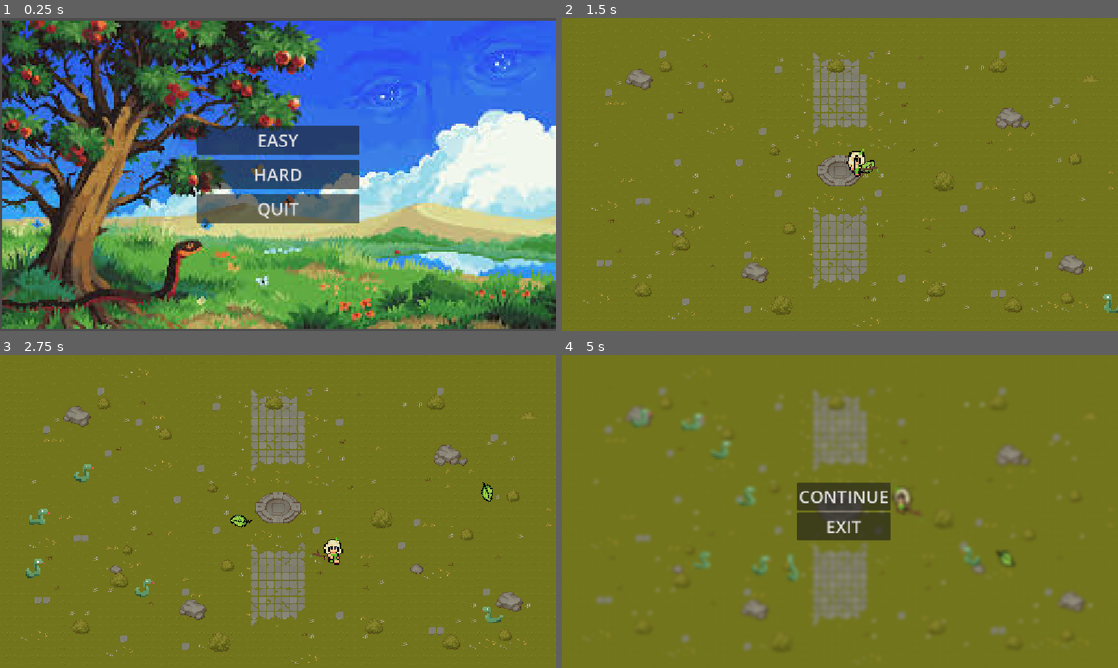
Above: before the commit, frames 1-4 (two rows, left to right).
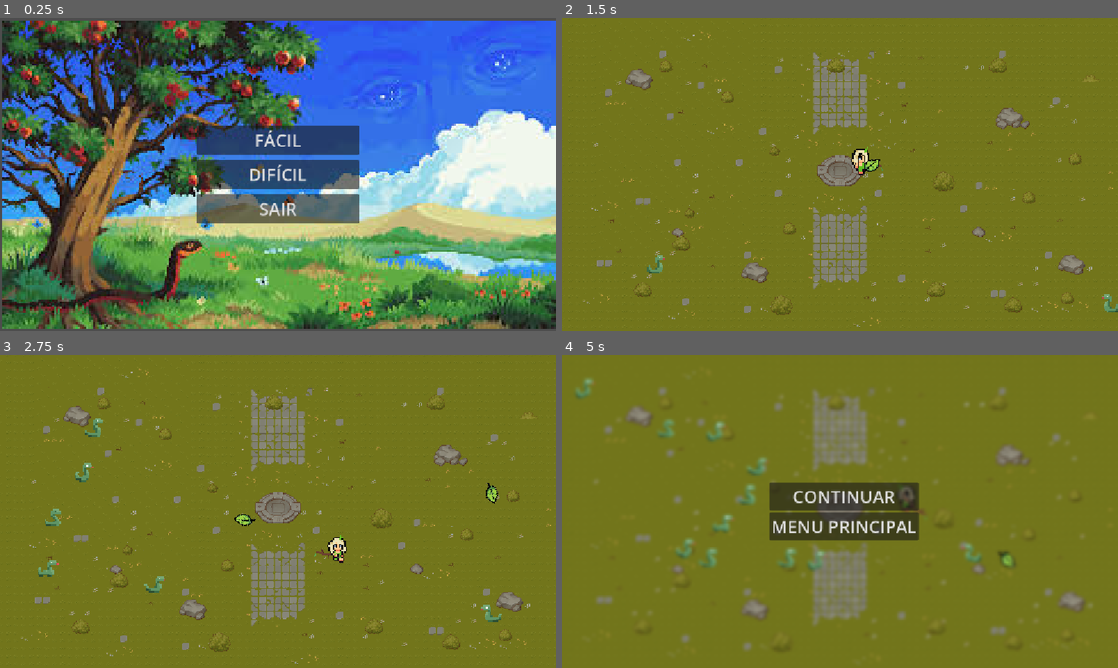
Above: after the commit, the same moments.

Repository: Jonniscoss/game-moral
Game: Godot game, scene res://scenes/main_menu.tscn
Two runs of this game, one before a commit and one after it. Both use one fixed random seed, a clock stepped at 60 frames per second and the inputs below.
Inputs (mouse positions are in pixels of both pictures, inside the frame that each line leads up to):
- Up to frame 1 (0.25 s): no input
- Up to frame 2 (1.5 s): click "EASY" (after the commit: "FÁCIL") at 0.5 s; tap Enter (ui_accept) at 1.25 s; move the mouse to (962, 158) at 1.27 s; hold D (WalkRight) from 1.28 s (still down); click (962, 158) at 1.35 s
- Up to frame 3 (2.75 s): tap Enter (ui_accept) at 1.52, 2.27 s; move the mouse to (166, 527) at 2.02 s; release D (WalkRight) at 2.03 s; hold Down (WalkDown) from 2.03 s (still down); click (166, 527) at 2.1 s
- Up to frame 4 (5 s): move the mouse to (895, 442) at 2.77 s; release Down (WalkDown) at 2.78 s; hold D (WalkRight) 2.78-3.53 s; click (895, 442) at 2.85 s; move the mouse to (812, 574) at 3.52 s; hold W (WalkUp) 3.53-4.28 s; click (812, 574) at 3.6 s; tap Enter (ui_accept) at 3.77, 4.52 s; move the mouse to (1006, 558) at 4.27 s; hold A (WalkLeft) from 4.28 s (still down); click (1006, 558) at 4.35 s; tap Escape (Settings) at 4.9 s

The runs differ from the first frame. In frame 1, 0.7% of the frame differs, in the area x 45-56%, y 35-65%; in frame 2, 0.5%; in frame 3, 1.2%; in frame 4, 4.2%, in the area x 2-82%, y 7-73%.

Commit message:
Traducao, bugs

Diff:
--- /dev/null
+++ b/Scripts/GameOver.gd
@@ -0,0 +1,4 @@
+extends Label
+
+func _on_button_pressed() -> void:
+	get_tree().change_scene_to_file("res://scenes/main_menu.tscn")
--- a/Scripts/bullet.gd
+++ b/Scripts/bullet.gd
@@ -16,7 +16,7 @@
 	if body.is_in_group("Enemy"):
 		if GameData.difficulty == "easy":
 			print("HIT:", body)
-			body.take_damage(40)
+			body.take_damage(20)
 			queue_free()
 		elif GameData.difficulty == "hard":
 			print("HIT:", body)
--- a/Scripts/enemy.gd
+++ b/Scripts/enemy.gd
@@ -15,6 +15,7 @@
 		return
 	var direction = (player.global_position - global_position).normalized()
 	velocity = direction * speed
+
 	if velocity.x < 0:
 		$AnimatedSprite2D.flip_h = false
 	elif velocity.x > 0:
@@ -25,8 +26,7 @@
 	health -= amount
 	if health <= 0:
 		$AnimatedSprite2D.play("Die")
-
-		if drop_item and randf() <= 0.07:
+		if drop_item and randf() <= 0.05:
 			var text = DropManager.get_drop_text()
 			if text != "null":
 				# Spawn the scroll item
@@ -62,3 +62,9 @@
 		$Area2D/Kill.queue_free()
 		await $AnimatedSprite2D.animation_finished
 		queue_free()
+
+func _on_area_2d_body_entered(body: Node2D) -> void:
+	if body == player:
+		player.queue_free()
+		await get_tree().create_timer(2.0).timeout
+		get_tree().change_scene_to_file("res://scenes/game_over_ui.tscn")
--- a/Scripts/enemy_spawner.gd
+++ b/Scripts/enemy_spawner.gd
@@ -3,7 +3,7 @@
 @export var enemy_prefab: PackedScene
 @export var player: CharacterBody2D  # DRAG YOUR PLAYER NODE HERE IN INSPECTOR
 @export var message_label: Label
-@export var spawn_interval = 0.95
+@export var spawn_interval = 0.67
 @export var ground_position: Vector2 = Vector2(0, 0)
 @export var ground_size: Vector2 = Vector2(2000,1200)
 @export var min_spawn_distance = 400
--- a/scenes/enemy.tscn
+++ b/scenes/enemy.tscn
@@ -1,8 +1,9 @@
-[gd_scene load_steps=27 format=3 uid="uid://boxtkmwfepflp"]
+[gd_scene load_steps=28 format=3 uid="uid://boxtkmwfepflp"]
 
 [ext_resource type="Script" uid="uid://dvcuuhsankta0" path="res://Scripts/enemy.gd" id="1_md0e3"]
 [ext_resource type="PackedScene" uid="uid://cdlvio4mvp6q7" path="res://scenes/scroll_drop.tscn" id="2_5uy6h"]
 [ext_resource type="Texture2D" uid="uid://cjw5b84dlj2p2" path="res://Sprites/shit/snake spritesheet calciumtrice.png" id="3_4ra3w"]
+[ext_resource type="PackedScene" uid="uid://d0567140djqw" path="res://scenes/game_over_ui.tscn" id="3_5uy6h"]
 
 [sub_resource type="AtlasTexture" id="AtlasTexture_wtq4b"]
 atlas = ExtResource("3_4ra3w")
@@ -169,6 +170,7 @@
 collision_mask = 8
 script = ExtResource("1_md0e3")
 drop_item = ExtResource("2_5uy6h")
+message_label = ExtResource("3_5uy6h")
 
 [node name="Timer" type="Timer" parent="."]
 
--- /dev/null
+++ b/scenes/game_over_ui.tscn
@@ -0,0 +1,39 @@
+[gd_scene load_steps=2 format=3 uid="uid://d0567140djqw"]
+
+[ext_resource type="Script" uid="uid://d4cpva1ufp35g" path="res://Scripts/GameOver.gd" id="1_ovv0w"]
+
+[node name="GameOver" type="Label"]
+anchors_preset = 8
+anchor_left = 0.5
+anchor_top = 0.5
+anchor_right = 0.5
+anchor_bottom = 0.5
+offset_left = -573.0
+offset_top = -321.5
+offset_right = 573.0
+offset_bottom = 321.5
+grow_horizontal = 2
+grow_vertical = 2
+theme_override_colors/font_color = Color(1, 0, 0, 1)
+theme_override_font_sizes/font_size = 96
+text = "GAME OVER"
+horizontal_alignment = 1
+vertical_alignment = 1
+script = ExtResource("1_ovv0w")
+
+[node name="Button" type="Button" parent="."]
+layout_mode = 1
+anchors_preset = 7
+anchor_left = 0.5
+anchor_top = 1.0
+anchor_right = 0.5
+anchor_bottom = 1.0
+offset_left = -128.0
+offset_top = -171.5
+offset_right = 128.0
+offset_bottom = -88.0
+grow_horizontal = 2
+grow_vertical = 0
+text = "MAIN MENU"
+
+[connection signal="pressed" from="Button" to="." method="_on_button_pressed"]
--- a/scenes/main_menu.tscn
+++ b/scenes/main_menu.tscn
@@ -31,19 +31,19 @@
 layout_mode = 2
 size_flags_vertical = 3
 theme_override_font_sizes/font_size = 36
-text = "EASY"
+text = "FÁCIL"
 
 [node name="Hard" type="Button" parent="VBoxContainer"]
 layout_mode = 2
 size_flags_vertical = 3
 theme_override_font_sizes/font_size = 36
-text = "HARD"
+text = "DIFÍCIL"
 
 [node name="Quit" type="Button" parent="VBoxContainer"]
 layout_mode = 2
 size_flags_vertical = 3
 theme_override_font_sizes/font_size = 36
-text = "QUIT
+text = "SAIR
 "
 
 [node name="Sprite2D" type="Sprite2D" parent="."]
--- a/scenes/scroll.tscn
+++ b/scenes/scroll.tscn
@@ -73,6 +73,6 @@
 grow_horizontal = 2
 grow_vertical = 0
 theme_override_font_sizes/font_size = 36
-text = "CLOSE"
+text = "FECHAR"
 
 [connection signal="pressed" from="close" to="." method="_on_close_pressed"]
--- a/scenes/scroll_counter_layer.tscn
+++ /dev/null
@@ -1,15 +0,0 @@
-[gd_scene load_steps=2 format=3 uid="uid://dkh883i10wbyy"]
-
-[ext_resource type="Script" uid="uid://wtqjakb33ihr" path="res://Scripts/scroll_counter_layer.gd" id="1_ra47m"]
-
-[node name="ScrollCounterLayer" type="CanvasLayer"]
-script = ExtResource("1_ra47m")
-
-[node name="ScrollCounter" type="Label" parent="."]
-texture_filter = 1
-offset_left = -41.0
-offset_top = -560.0
-offset_right = 42.0
-offset_bottom = -486.0
-theme_override_font_sizes/font_size = 54
-text = "0/7"
--- a/scenes/settings.tscn
+++ b/scenes/settings.tscn
@@ -52,14 +52,14 @@
 layout_mode = 2
 size_flags_vertical = 3
 theme_override_font_sizes/font_size = 36
-text = "CONTINUE"
+text = "CONTINUAR"
 
 [node name="Exit" type="Button" parent="MarginContainer/VBoxContainer"]
 layout_mode = 2
 size_flags_vertical = 3
 theme_override_font_sizes/font_size = 36
-text = "EXIT"
+text = "MENU PRINCIPAL"
 
 [connection signal="pressed" from="MarginContainer/VBoxContainer/Continue" to="." method="_on_continue_pressed"]
+[connection signal="pressed" from="MarginContainer/VBoxContainer/Exit" to="." method="_on_exit_pressed"]
 [connection signal="pressed" from="MarginContainer/VBoxContainer/Exit" to="." method="_on_quit_pressed"]
-[connection signal="pressed" from="MarginContainer/VBoxContainer/Exit" to="." method="_on_exit_pressed"]
--- a/scenes/win.tscn
+++ b/scenes/win.tscn
@@ -47,7 +47,7 @@
 grow_vertical = 2
 theme_override_font_sizes/normal_font_size = 36
 bbcode_enabled = true
-text = "WIN"
+text = "VITÓRIA"
 horizontal_alignment = 1
 vertical_alignment = 1
 
@@ -64,6 +64,6 @@
 grow_horizontal = 2
 grow_vertical = 0
 theme_override_font_sizes/font_size = 36
-text = "MAIN MENU"
+text = "MENU PRINCIPAL"
 
 [connection signal="pressed" from="MainMenu" to="." method="_on_main_menu_pressed"]
--- a/scenes/world.tscn
+++ b/scenes/world.tscn
@@ -1,13 +1,11 @@
-[gd_scene load_steps=17 format=4 uid="uid://4jsij0dorxg6"]
+[gd_scene load_steps=15 format=4 uid="uid://4jsij0dorxg6"]
 
 [ext_resource type="Script" uid="uid://c4awql8npxjui" path="res://Scripts/world.gd" id="1_4mrxx"]
 [ext_resource type="Texture2D" uid="uid://dc6eg0nd1x2jp" path="res://Sprites/tile map/TX Tileset Grass.png" id="1_nnsk1"]
 [ext_resource type="PackedScene" uid="uid://bcoyk2cplgk4l" path="res://scenes/scroll.tscn" id="2_7r4gi"]
 [ext_resource type="PackedScene" uid="uid://c0gvvapp4i4vq" path="res://scenes/settings.tscn" id="2_i7141"]
-[ext_resource type="PackedScene" uid="uid://dkh883i10wbyy" path="res://scenes/scroll_counter_layer.tscn" id="2_w7kh3"]
 [ext_resource type="Texture2D" uid="uid://deuo0m2tdhyqt" path="res://Sprites/tile map/TX Props.png" id="3_4wyf3"]
 [ext_resource type="PackedScene" uid="uid://nm5jn1our1d2" path="res://scenes/Eva lol.tscn" id="4_k0juu"]
-[ext_resource type="Script" uid="uid://bvl6xx6li2i0n" path="res://Scripts/label.gd" id="4_qfnet"]
 [ext_resource type="PackedScene" uid="uid://b2o55l2vb20qg" path="res://scenes/enemy_spawner.tscn" id="7_4mrxx"]
 [ext_resource type="Texture2D" uid="uid://bbxaluifrhknt" path="res://Sprites/tile map/TX Plant.png" id="7_i7141"]
 
@@ -568,8 +566,6 @@
 metadata/_edit_vertical_guides_ = [-594.0, 578.0]
 metadata/_edit_horizontal_guides_ = [-335.0, 336.0]
 
-[node name="ScrollCounterLayer" parent="." groups=["scroll_counter_layer"] instance=ExtResource("2_w7kh3")]
-
 [node name="Scroll" parent="." groups=["item_text_box"] instance=ExtResource("2_7r4gi")]
 layer = 12
 
@@ -584,38 +580,14 @@
 visible = false
 z_index = 10
 
-[node name="EnemySpawner" parent="." node_paths=PackedStringArray("player", "message_label") instance=ExtResource("7_4mrxx")]
+[node name="EnemySpawner" parent="." node_paths=PackedStringArray("player") instance=ExtResource("7_4mrxx")]
 position = Vector2(-590, -330)
 player = NodePath("../Eva")
-message_label = NodePath("../Label")
 ground_position = Vector2(-576, -324)
 ground_size = Vector2(1152, 648)
 
-[node name="Label" type="Label" parent="."]
-z_index = 10
-anchors_preset = 8
-anchor_left = 0.5
-anchor_top = 0.5
-anchor_right = 0.5
-anchor_bottom = 0.5
-offset_left = -238.5
-offset_top = -68.5
-offset_right = 238.5
-offset_bottom = 68.5
-grow_horizontal = 2
-grow_vertical = 2
-theme_override_colors/font_color = Color(1, 0, 0, 1)
-theme_override_font_sizes/font_size = 100
-horizontal_alignment = 1
-vertical_alignment = 1
-uppercase = true
-script = ExtResource("4_qfnet")
-message_text = "YOU DIED"
-metadata/_edit_use_anchors_ = true
-
 [node name="Eva" parent="." instance=ExtResource("4_k0juu")]
-z_index = 3
-position = Vector2(-9, 4)
+z_index = 1
 
 [node name="Tilemaps" type="Node2D" parent="."]
 y_sort_enabled = true
Not shown, added: Scripts/GameOver.gd.uid
Renamed: Scripts/label.gd -> Scripts/died.gd
Not shown, added: Scripts/died.gd.uid
Not shown, removed: Scripts/label.gd.uid
Binary file changed: Sprites/shit/Scroll.png
Binary file changed: Sprites/shit/Scroll_Drop.png
